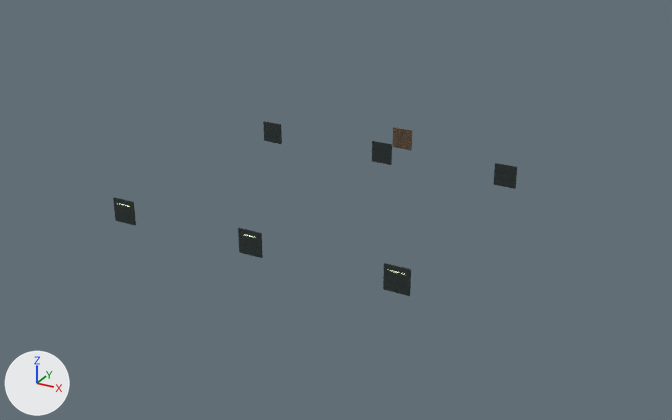
Two versions of the FBX model output/world-modeling-v1/maps/feri/Export/FERI_Seals.fbx, one commit apart.
Camera for both pictures: a 50 mm camera at (71.2, -95.1, 61.9) aimed at (-1.7, 37.4, -4.3). The axes (+X, +Y, +Z) are drawn at lower left. The lights are the same throughout. The picture after the commit comes second. Where no turn or scale is listed for an object, it has been applied to the vertices.

Objects in the first picture: 'PL_ArenaEntrySeal_001', 'PL_Seal_A_Front_001', 'PL_Seal_A_Rear_001', 'PL_Seal_B_Rear_001', 'PL_Seal_C_Front_001', 'PL_Seal_C_Rear_001' and 1 more.
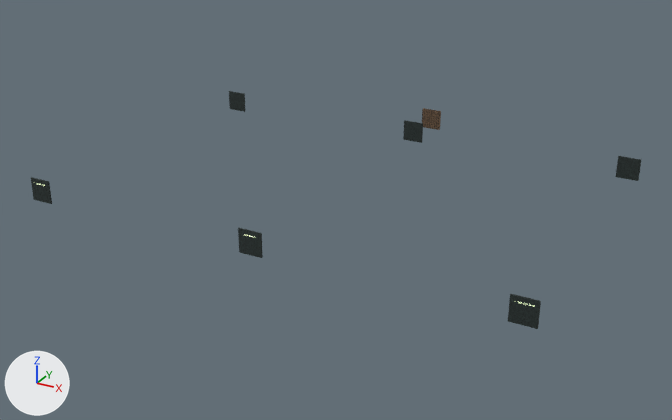
What differs and where, as boxes [x1, y1, x2, y2] in the pictures (672 x 420 px):
'PL_Seal_C_Front_001', moved: before [383, 263, 411, 296]; after [508, 294, 541, 329]
'PL_Seal_C_Rear_001', moved: before [493, 163, 517, 189]; after [616, 156, 641, 181]
'PL_Seal_A_Front_001', moved: before [113, 197, 136, 226]; after [31, 177, 52, 204]
'PL_Seal_B_Rear_001', moved: before [372, 141, 392, 165]; after [403, 120, 423, 143]
'PL_ArenaEntrySeal_001', moved: before [393, 127, 412, 150]; after [422, 108, 441, 130]
'PL_Seal_A_Rear_001', moved: before [263, 121, 282, 144]; after [229, 91, 245, 112]

The change, as a list of edits to the scene's bpy script:
```text
Change ob_pl_seal_c_rear_001:
    ob_pl_seal_c_rear_001.location: (24.0, 52.0, 2.0) -> (42.0, 66.0, 2.0)
Change ob_pl_seal_a_rear_001:
    ob_pl_seal_a_rear_001.location: (-24.0, 52.0, 2.0) -> (-42.0, 66.0, 2.0)
Change ob_pl_arenaentryseal_001:
    ob_pl_arenaentryseal_001.location: (0.0, 61.0, 2.0) -> (0.0, 75.0, 2.0)
Change ob_pl_seal_c_front_001:
    ob_pl_seal_c_front_001.location: (24.0, 8.0, 2.0) -> (42.0, 8.0, 2.0)
Change ob_pl_seal_b_rear_001:
    ob_pl_seal_b_rear_001.location: (0.0, 52.0, 2.0) -> (0.0, 66.0, 2.0)
Change ob_pl_seal_a_front_001:
    ob_pl_seal_a_front_001.location: (-24.0, 8.0, 2.0) -> (-42.0, 8.0, 2.0)
```
